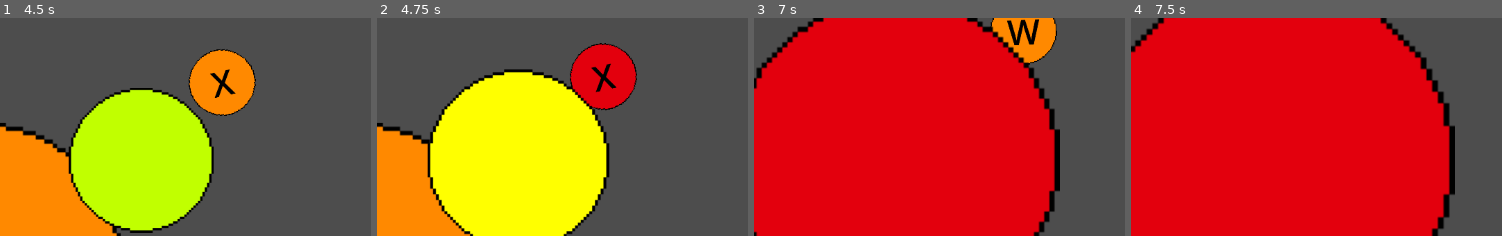
Above: before the commit, frames 1-4 (left to right).
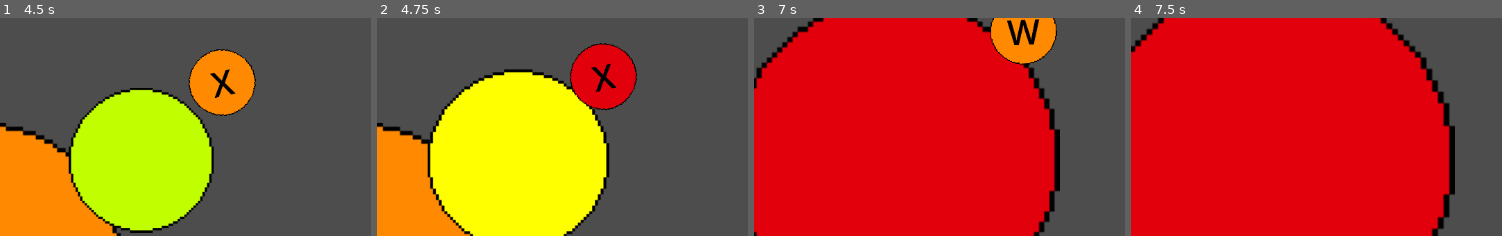
Above: after the commit, the same moments.

Repository: k3mystra/needy-college-student
Game: Godot game, scene res://test_game_scene.tscn
Same seed, same stepped clock (60 frames per second), same inputs: the game is played once before the commit and once after it.
Inputs (mouse positions are % of the whole screen's width and height, from its top left):
- Up to frame 1 (4.5 s): tap Enter at 0.5 s; click (65, 14) at 1.25 s; click (63, 91) at 2 s; click (78, 37) at 2.77 s; tap Space at 3.5 s
- Up to frame 2 (4.75 s): no input
- Up to frame 3 (7 s): no input
- Up to frame 4 (7.5 s): no input
The pictures show only the part of the screen within x 0-50%, y 20-70%; the shares and areas given below are measured in that part.

Frame 1 is identical in both runs. In frame 2, 0.1% of the frame differs, in the area x 52-59%, y 32-41%; in frame 3, 0.7%, in the area x 63-75%, y 3-22%; in frame 4, nothing differs.

Commit message:
fix ordering

Diff:
--- a/button_mash_game.tscn
+++ b/button_mash_game.tscn
@@ -15,6 +15,7 @@
 
 [node name="WordHolder" type="Sprite2D" parent="." unique_id=200945918]
 self_modulate = Color(1, 0.5372549, 0, 1)
+z_index = 15
 scale = Vector2(0.5, 0.5)
 texture = ExtResource("2_m3u7b")
 
